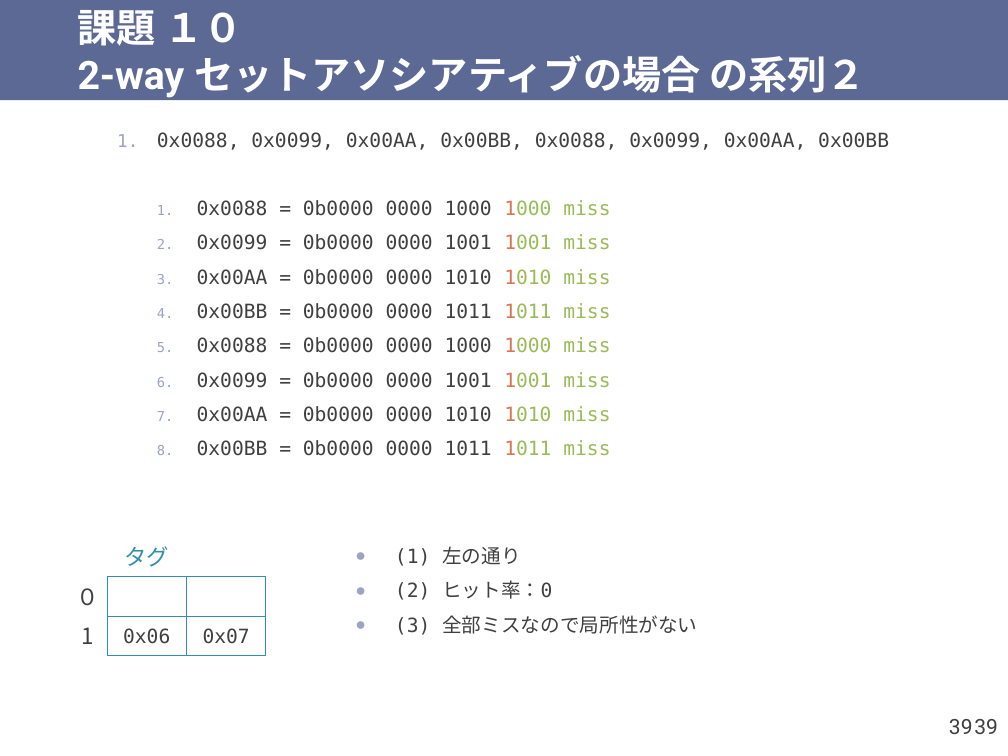
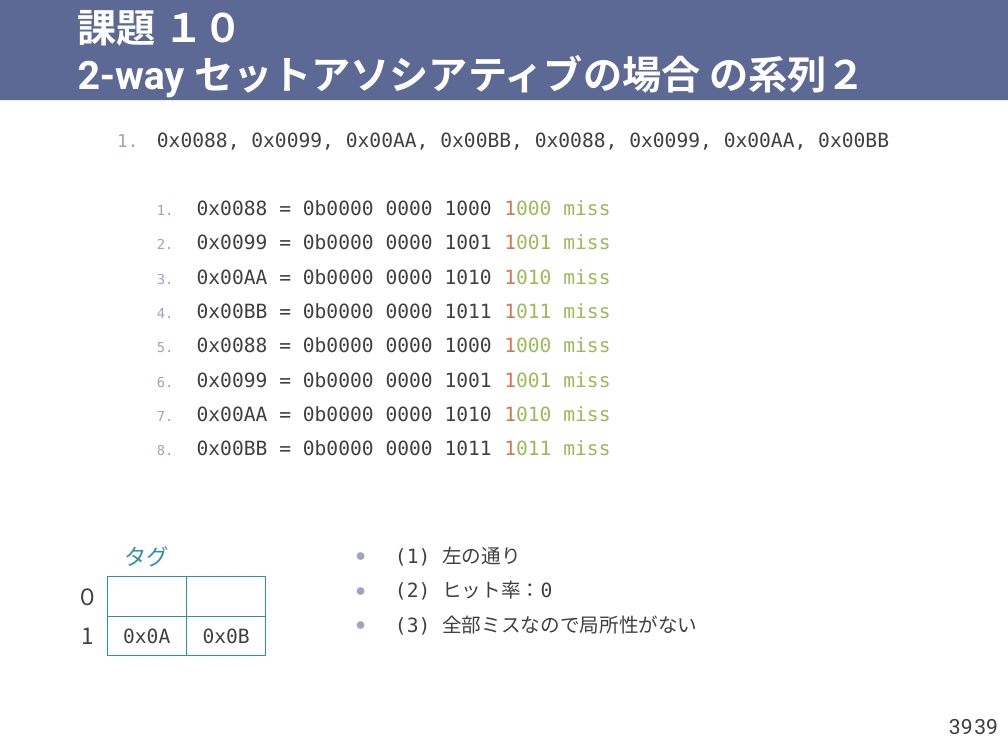
Before and after one commit to shioyadan/otya-computer-architecture-i, a slide deck: slide 39 of cai-shioya-exercises.pptx. Drawn at 1008x756 pixels with LibreOffice and Linux fonts; fonts in the diff are those of the drawing. Boxes give left, top, right and bottom in pixels: in the first picture for what was removed or moved away, otherwise in the second. Text is boxed around its words. In the diff, an @@ line names an element or a change of style, - is before the commit and + after.

```diff
--- a/cai-shioya-exercises.pptx
+++ b/cai-shioya-exercises.pptx
@@ text in rectangle at box(123, 628, 170, 644): text changed @@
-0x06
+0x0A
@@ text in rectangle at box(203, 628, 250, 644): text changed @@
-0x07
+0x0B
```
Also in this commit, not shown: 1 other slide changed, 2 other files.
